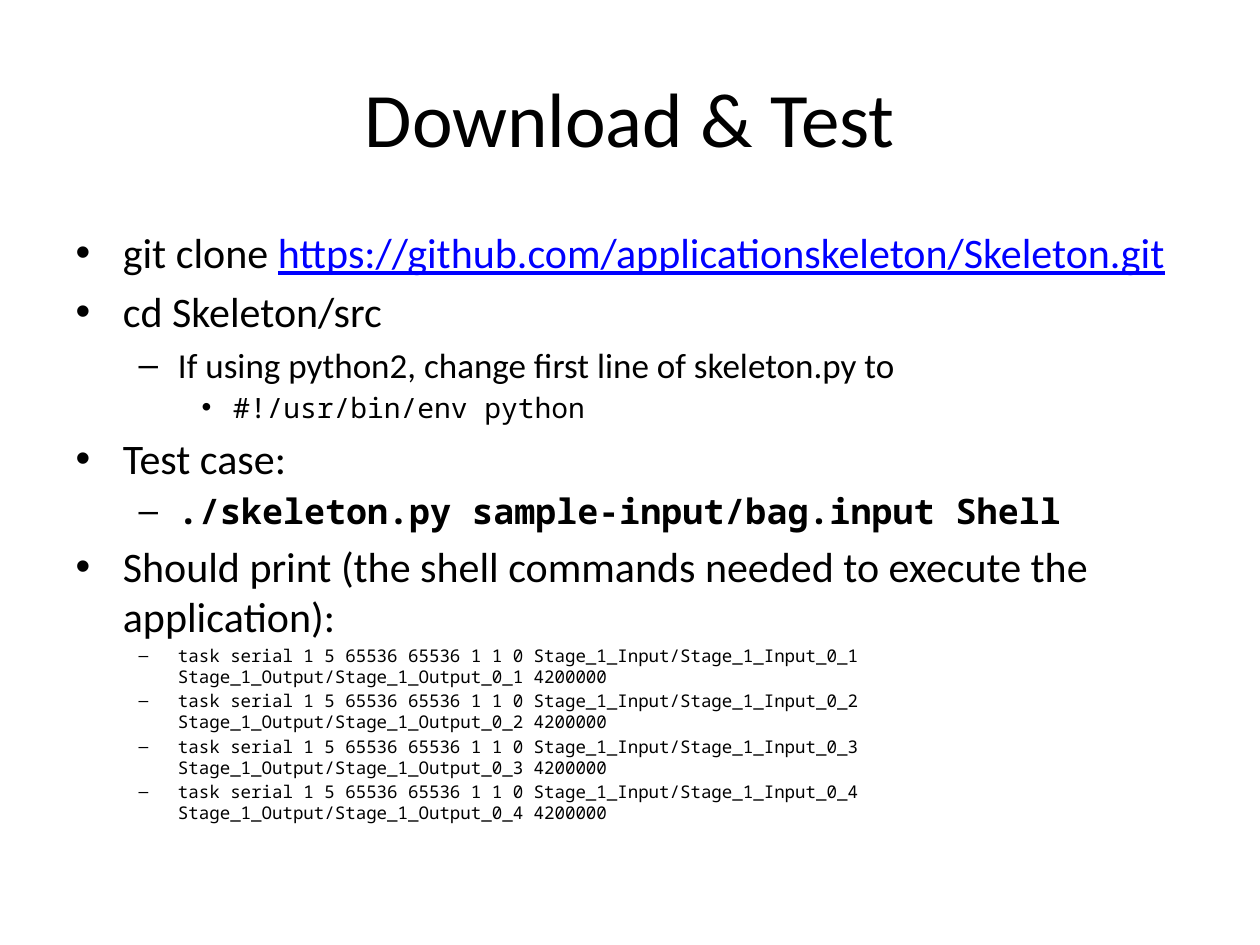
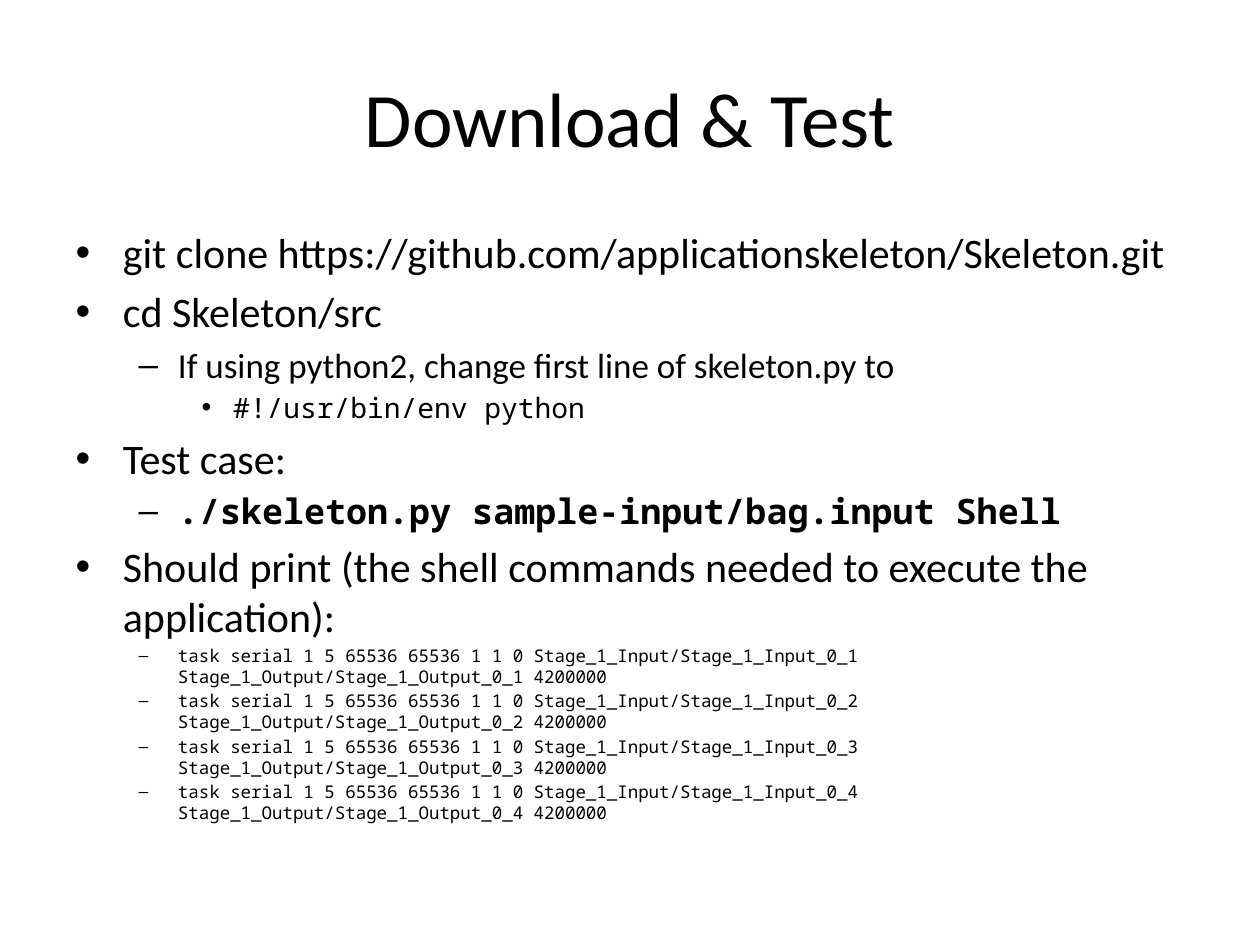
Before and after one commit to applicationskeleton/Skeleton, a slide deck: slide 3 of tutorial/skeleton-tutorial.pptx. Drawn at 1260x945 pixels with LibreOffice and Linux fonts; fonts in the diff are those of the drawing. Boxes give left, top, right and bottom in pixels: in the first picture for what was removed or moved away, otherwise in the second. Text is boxed around its words. In the diff, an @@ line names an element or a change of style, - is before the commit and + after.

```diff
--- a/tutorial/skeleton-tutorial.pptx
+++ b/tutorial/skeleton-tutorial.pptx
@@ text at (123,238,1164,276): text colour #0000FF to #000000, underline off in "https://github.com/applicationskeleton/Skeleton.git" @@
```
Also in this commit, not shown: 6 other slides changed.
